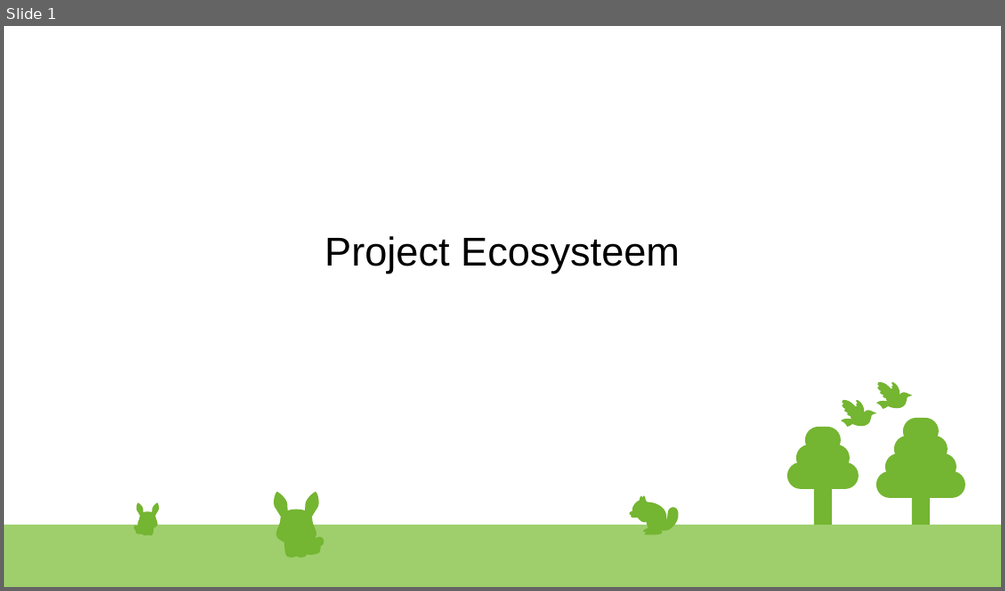
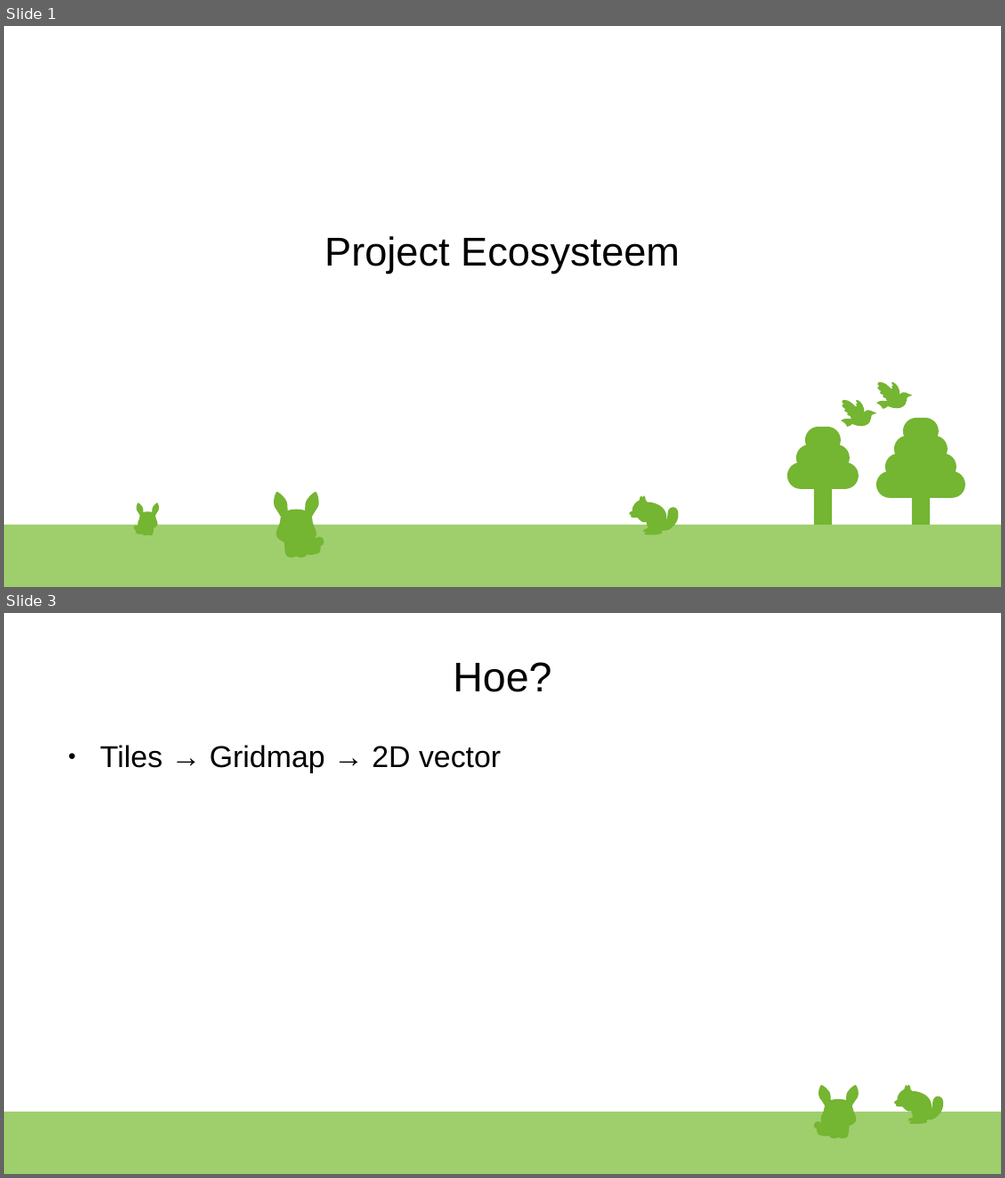
Before and after one commit to Mythicies/Mythicies, a slide deck: Dagbesteding/C++/Ecosystem/Design/Ecosystem presentatie.odp. Shown one above the other, each under a label of ours: slide 1 before the commit, slides 1 and 3 after it; the slides between them are not shown. The pictures are 1005x591 and 1005x1178 pixels, drawn with LibreOffice and Linux fonts; fonts in the diff are those of the drawing. Boxes give left, top, right and bottom in pixels: in the first picture for what was removed or moved away, otherwise in the second. Text is boxed around its words. In the diff, an @@ line names an element or a change of style, - is before the commit and + after.

```diff
--- a/Dagbesteding/C++/Ecosystem/Design/Ecosystem presentatie.odp
+++ b/Dagbesteding/C++/Ecosystem/Design/Ecosystem presentatie.odp
@@ slide 3 added at (4,613,1001,1174), background #FFFFFF; not listed: 1 template element that a slide beside it also shows @@
@@ title added at (453,662,551,692), 33 pt, text #000000 @@
+Hoe?
@@ text added at (100,745,501,773), 24 pt, text #000000 @@
+● Tiles → Gridmap → 2D vector
@@ group added at (815,1086,858,1138): 23 freeform shapes @@
@@ group added at (894,1085,944,1124): 15 freeform shapes @@
```
Also in this commit, not shown: 2 slides changed, 1 other slide added, 1 slide removed, 6 other files.
